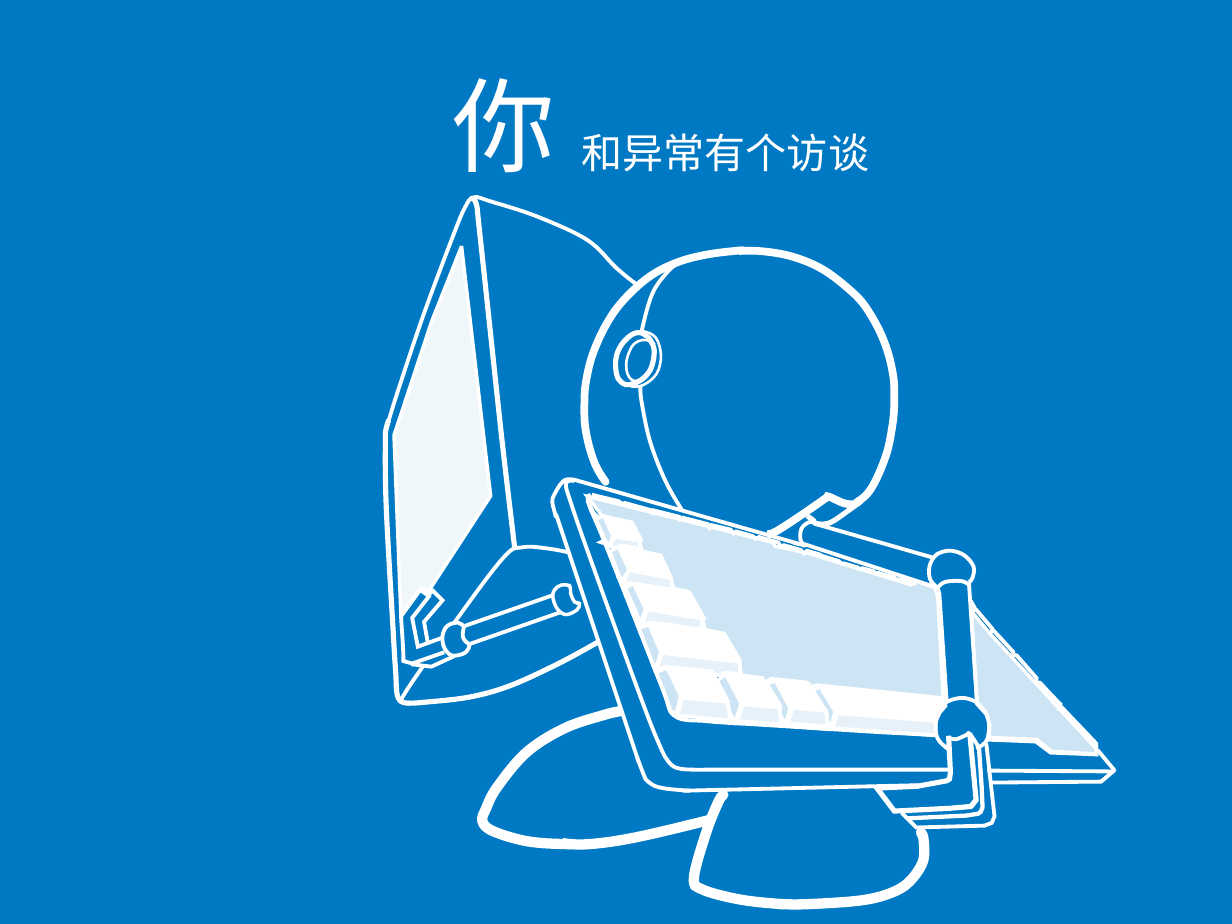
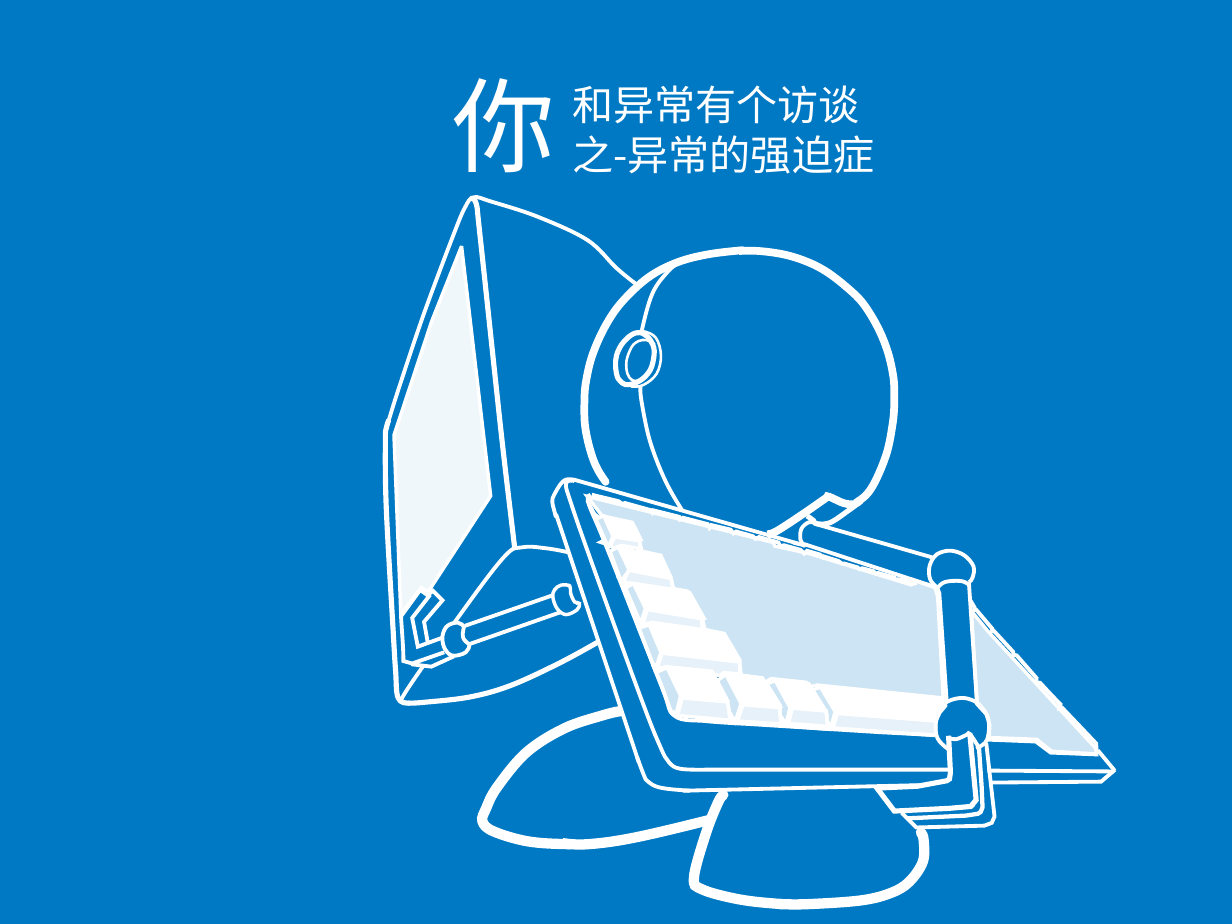
Before and after one commit to fuhaih/MyDiary, a slide deck: slide 19 of ppt/exception.ppt (slide 16 before the commit). Drawn at 1232x924 pixels with LibreOffice and Linux fonts; fonts in the diff are those of the drawing. Boxes give left, top, right and bottom in pixels: in the first picture for what was removed or moved away, otherwise in the second. Text is boxed around its words. In the diff, an @@ line names an element or a change of style, - is before the commit and + after.

```diff
--- a/ppt/exception.ppt
+++ b/ppt/exception.ppt
@@ text "和异常有个访谈": place and size @@
-text "和异常有个访谈" at box(582, 133, 869, 172)
+text "和异常有个访谈" at box(572, 85, 874, 174)
@@ text at box(572, 135, 874, 174): paragraph added @@
+之-异常的强迫症
```
Also in this commit, not shown: 3 other slides changed, 6 slides added, 4 slides removed, 1 other file.
